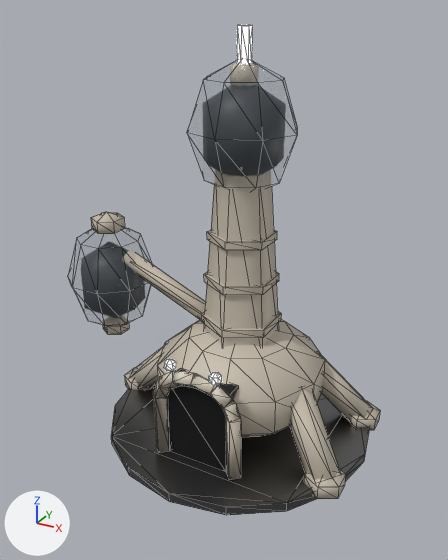
The glTF model assets/kit/skins/Skin_BioPod_T1.glb, before and after one commit.
Both versions are drawn from a 50 mm lens placed at (3.21, -6.3, 5.27), pointed at (-0.26, 0.01, 2.12). The lights are fixed; the arrows at lower left show +X, +Y and +Z. The first picture is the older version. Mesh edges are drawn as thin lines. Vertices at exactly the same position are counted once.

The scene before the commit, as lines of its bpy script (objects in view):
```python
me_skin_biopod_t1 = bpy.data.meshes.new('Skin_BioPod_T1')
me_skin_biopod_t1.from_pydata(...)  # 499 vertices, 870 faces; spans x -2.66..1.75, y -1.75..1.85, z 0.04..5.1
# faces by material slot: [60, 68, 12, 102, 56, 572]
me_skin_biopod_t1.materials.append(mat_os_steel)  # grey #7c7c7c
me_skin_biopod_t1.materials.append(mat_os_light)  # white #d4dde5, glowing white #edf6ff
me_skin_biopod_t1.materials.append(mat_os_recess)  # black #1d1d1f
me_skin_biopod_t1.materials.append(mat_os_glass)  # grey #818e99
me_skin_biopod_t1.materials.append(mat_os_ooze_neutral)  # dark grey #35383c
me_skin_biopod_t1.materials.append(mat_os_bone)  # light grey #c4baaa
ob_skin_biopod_t1 = bpy.data.objects.new('Skin_BioPod_T1', me_skin_biopod_t1)
ob_skin_biopod_t1.location = (0.0, 0.0, 0.0)
```
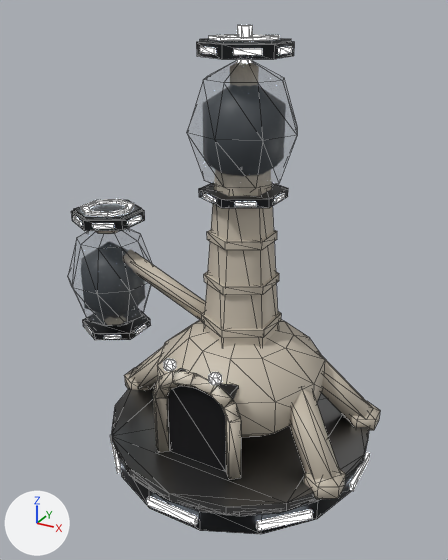
The newer file is also turned or shifted as a whole; pictures and numbers use the older file's frame.

What differs and where, as boxes [x1, y1, x2, y2] in the pictures (448 x 560 px):
'Skin_BioPod_T1', reshaped: before [68, 25, 380, 515]; after [68, 25, 380, 534]
part 1 of me_skin_biopod_t1, added: after [200, 38, 291, 44]
part 2 of me_skin_biopod_t1, added: after [74, 200, 142, 220]
part 3 of me_skin_biopod_t1, added: after [196, 42, 294, 59]
part 4 of me_skin_biopod_t1, added: after [199, 184, 288, 208]
part 5 of me_skin_biopod_t1, added: after [71, 209, 145, 231]
part 6 of me_skin_biopod_t1, added: after [83, 313, 151, 340]
part 7 of me_skin_biopod_t1, added: after [120, 461, 357, 534]
part 8 of me_skin_biopod_t1, added: after [279, 47, 292, 54]
part 9 of me_skin_biopod_t1, added: after [275, 194, 285, 203]
part 10 of me_skin_biopod_t1, added: after [128, 216, 141, 226]
part 11 of me_skin_biopod_t1, added: after [349, 452, 370, 491]
part 12 of me_skin_biopod_t1, added: after [147, 496, 198, 526]
part 13 of me_skin_biopod_t1, added (mostly hidden): after [85, 326, 369, 531]
part 14 of me_skin_biopod_t1, added: after [200, 35, 279, 55]
part 15 of me_skin_biopod_t1, added: after [73, 199, 134, 229]
part 16 of me_skin_biopod_t1, added: after [203, 194, 256, 206]

The edits, one by one:
Material 'OS_Plate' (mat_os_plate) is new.
Its base color is (0.085, 0.09, 0.095) (dark grey #525557).
Its metallic is 0.75.
Its roughness is 0.55.
Material 'OS_Dark' (mat_os_dark) is new.
Its base color is (0.025, 0.027, 0.03) (dark grey #2c2e30).
Its metallic is 0.8.
Its roughness is 0.45.
me_skin_biopod_t1 is used by ob_skin_biopod_t1; location (0.0, 0.0, 0.0).
me_skin_biopod_t1 had 499 vertices, 870 faces and spanned x -2.66..1.75, y -1.75..1.85, z 0.04..5.1.
me_skin_biopod_t1 now has 1145 vertices, 1986 faces and spans x -2.66..1.75, y -1.75..1.85, z -0.28..5.1.
me_skin_biopod_t1 part 1: a new loose piece, a 6-sided cylinder along z spanning x -0.421..0.421, y -0.462..0.51, z 4.935..4.965, in mat_os_plate (dark grey #525557).
me_skin_biopod_t1 part 2: a new loose piece, a 6-sided cylinder along z spanning x -2.446..-1.654, y -0.435..0.48, z 2.756..2.786, in mat_os_plate (dark grey #525557).
me_skin_biopod_t1 part 3: a new loose piece, a 6-sided cylinder along z spanning x -0.45..0.45, y -0.5..0.55, z 4.8..4.94, in mat_os_dark (dark grey #2c2e30).
me_skin_biopod_t1 part 4: a new loose piece, a 6-sided cylinder along z spanning x -0.452..0.452, y -0.499..0.546, z 3.235..3.335, in mat_os_dark (dark grey #2c2e30).
me_skin_biopod_t1 part 5: a new loose piece, a 6-sided cylinder along z spanning x -2.48..-1.62, y -0.47..0.51, z 2.62..2.76, in mat_os_dark (dark grey #2c2e30).
me_skin_biopod_t1 part 6: a new loose piece, a 6-sided cylinder along z spanning x -2.476..-1.624, y -0.469..0.514, z 1.004..1.104, in mat_os_dark (dark grey #2c2e30).
me_skin_biopod_t1 part 7: a new loose piece, a 15-sided cylinder along z spanning x -1.69..1.69, y -1.66..1.7, z -0.28..0.06, in mat_os_dark (dark grey #2c2e30).
me_skin_biopod_t1 part 8: a new loose piece, a box spanning x 0.382..0.472, y -0.12..0.167, z 4.835..4.895, in mat_os_light (white #d4dde5, glowing white #edf6ff).
me_skin_biopod_t1 part 9: a new loose piece, a box spanning x 0.382..0.472, y -0.094..0.141, z 3.262..3.307, in mat_os_light (white #d4dde5, glowing white #edf6ff).
me_skin_biopod_t1 part 10: a new loose piece, a box spanning x -1.694..-1.604, y -0.113..0.158, z 2.656..2.716, in mat_os_light (white #d4dde5, glowing white #edf6ff).
me_skin_biopod_t1 part 11: a new loose piece, a box spanning x 1.69..1.74, y -0.334..0.334, z -0.15..-0.05, in mat_os_light (white #d4dde5, glowing white #edf6ff).
me_skin_biopod_t1 part 12: a new loose piece, a box spanning x -0.334..0.334, y -1.74..-1.69, z -0.15..-0.05, in mat_os_light (white #d4dde5, glowing white #edf6ff).
me_skin_biopod_t1 part 13: 268 vertices added at x -2.37..1.73, y -1.73..1.73, z -0.15..1.08.
me_skin_biopod_t1 part 14: 60 vertices added at x -0.36..0.39, y -0.46..0.5, z 4.84..4.99.
me_skin_biopod_t1 part 15: 60 vertices added at x -2.39..-1.68, y -0.43..0.48, z 2.66..2.82.
me_skin_biopod_t1 part 16: 32 vertices added at x -0.34..0.34, y -0.44..0.49, z 3.26..3.31.
Other edits to the shape of me_skin_biopod_t1 do not show in these pictures.
me_skin_biopod_t1 gains material mat_os_plate (dark grey #525557).
me_skin_biopod_t1 gains material mat_os_dark (dark grey #2c2e30).
